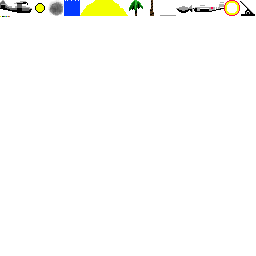
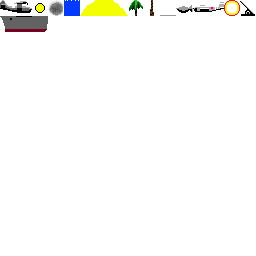
The second (256, 256) image is a revision of the first. Changes to its layers:
painted on "tiles.png" over [0, 16, 48, 32]
